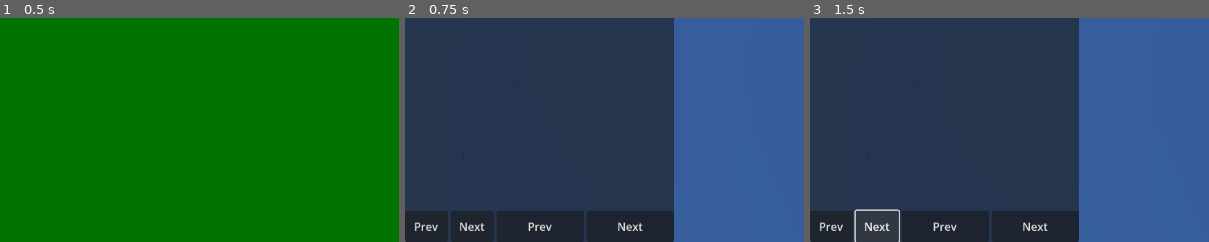
Above: before the commit, frames 1-3 (left to right).
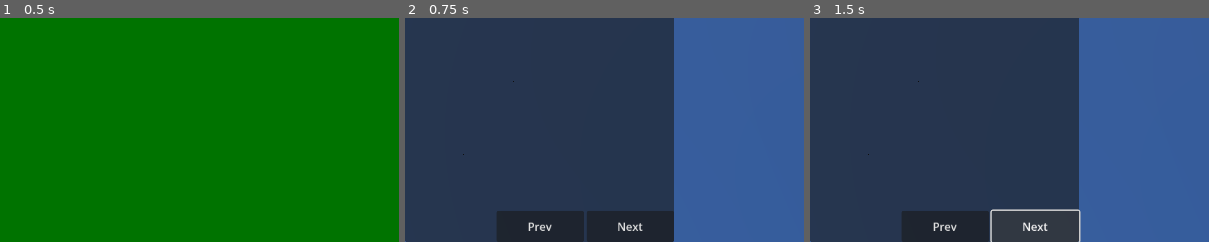
Above: after the commit, the same moments.

Repository: niel/DungeonPlanner
Game: Godot game, scene res://Scenes/UI/MainMenu/MainMenu.tscn
Same seed, same stepped clock (60 frames per second), same inputs: the game is played once before the commit and once after it.
Inputs:
- Up to frame 1 (0.5 s): no input
- Up to frame 2 (0.75 s): click "New Scene" at 0.5 s
- Up to frame 3 (1.5 s): click "Next" at 1.25 s
The pictures show only the part of the screen within x 0-50%, y 50-100%; the shares and areas given below are measured in that part.

Frame 1 is identical in both runs. In frame 2, 2.9% of the frame differs, in the area x 0-23%, y 86-100%; in frame 3, 2.2%.
Error in both runs: Out of bounds get index '0' (on base: 'Array') (res://Scripts/UI/PlannerUI.gd:36)

Commit message:
Hide page controls if only one page

Diff:
--- a/Scenes/UI/PlannerUI.tscn
+++ b/Scenes/UI/PlannerUI.tscn
@@ -57,6 +57,7 @@
 [node name="SetSelectorControl" parent="Left/HSplitContainer" instance=ExtResource("3_51qet")]
 unique_name_in_owner = true
 layout_mode = 2
+margin = 81
 
 [node name="TileSelectorControl" parent="Left/HSplitContainer" instance=ExtResource("1_p3h20")]
 unique_name_in_owner = true
--- a/Scenes/UI/SetSelector.tscn
+++ b/Scenes/UI/SetSelector.tscn
@@ -5,7 +5,6 @@
 [node name="SetSelectorControl" type="VBoxContainer"]
 custom_minimum_size = Vector2(128, 0)
 script = ExtResource("1_v45t2")
-margin = null
 
 [node name="Sets" type="VBoxContainer" parent="."]
 unique_name_in_owner = true
@@ -13,6 +12,7 @@
 size_flags_vertical = 3
 
 [node name="PageControl" type="HBoxContainer" parent="."]
+unique_name_in_owner = true
 layout_mode = 2
 alignment = 1
 
--- a/Scenes/UI/TileSelector.tscn
+++ b/Scenes/UI/TileSelector.tscn
@@ -17,6 +17,7 @@
 theme_override_constants/separation = 4
 
 [node name="PageControl" type="HBoxContainer" parent="."]
+unique_name_in_owner = true
 layout_mode = 2
 alignment = 1
 
--- a/Scripts/UI/SetSelector.gd
+++ b/Scripts/UI/SetSelector.gd
@@ -3,10 +3,10 @@
 signal set_selected(set: DragonbiteTileSet)
 
 const setButtonScene = preload ("res://Scenes/UI/SetButton.tscn")
-const setCount = 15
 
 var currentPage: int = 0
 var numberOfSetButtons: int = 0
+@onready var pageControl = $%PageControl
 var selectableSets: Array = []
 var setViewModels = []
 var setContainer: VBoxContainer
@@ -68,8 +68,10 @@
       setContainer.get_child(i).queue_free()
 
   # Difference is set to 0 above so the array index doesn't go out of bounds
-  for i in range(setContainer.get_child_count() - difference):
+  var currentlyActiveButtons = setContainer.get_child_count() - difference
+  for i in range(currentlyActiveButtons):
     setContainer.get_child(i).update_state(setViewModels[i])
+  pageControl.visible = currentlyActiveButtons < selectableSets.size()
 
 func _on_button_pressed(setIndex: int):
   set_selected.emit(setViewModels[setIndex].tileSet)
--- a/Scripts/UI/TileSelector.gd
+++ b/Scripts/UI/TileSelector.gd
@@ -4,6 +4,7 @@
 
 const tileUi = preload("res://Scenes/UI/Tile.tscn")
 
+@onready var pageControl = $%PageControl
 var currentPage: int = 0
 var numberOfTileButtons = 0
 var selectedSet: DragonbiteTileSet
@@ -69,8 +70,10 @@
       tileContainer.get_child(i).queue_free()
 
   # Difference is set to 0 above so the array index doesn't go out of bounds
-  for i in range(tileContainer.get_child_count() - difference):
+  var currentlyActiveButtons = tileContainer.get_child_count() - difference
+  for i in range(currentlyActiveButtons):
     tileContainer.get_child(i).update_state(tileViewModels[i])
+  pageControl.visible = currentlyActiveButtons < selectedSet.get_size()
 
 func _on_button_pressed(index: int):
   tile_selected.emit(tileViewModels[index].tile)
